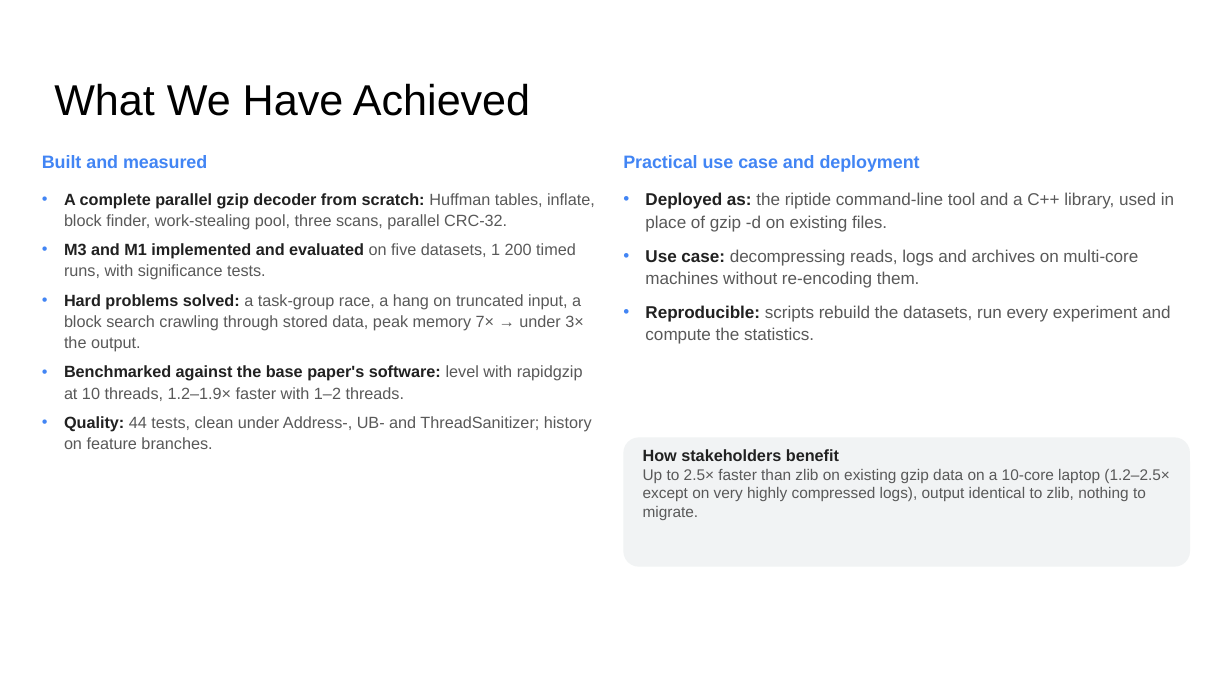
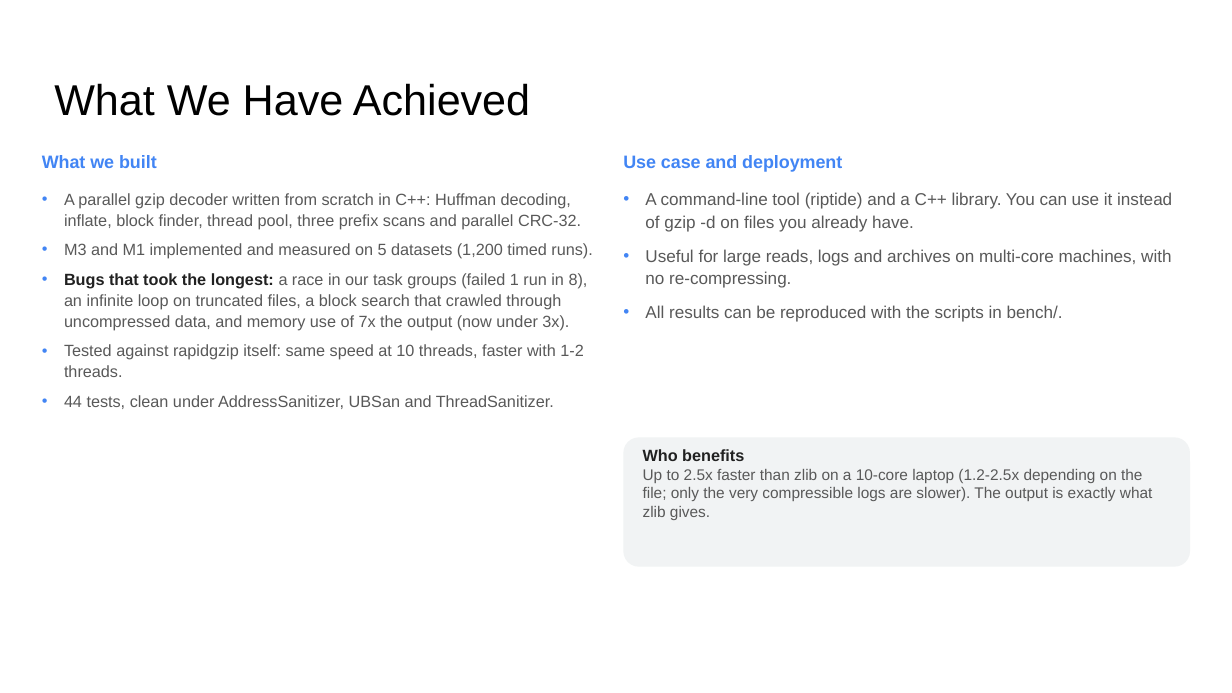
Before and after one commit to DarkDS13/riptide, a slide deck: slide 7 of docs/final/riptide_final_presentation.pptx. Drawn at 1232x693 pixels with LibreOffice and Linux fonts; fonts in the diff are those of the drawing. Boxes give left, top, right and bottom in pixels: in the first picture for what was removed or moved away, otherwise in the second. Text is boxed around its words. In the diff, an @@ line names an element or a change of style, - is before the commit and + after.

```diff
--- a/docs/final/riptide_final_presentation.pptx
+++ b/docs/final/riptide_final_presentation.pptx
@@ text at [42, 155, 157, 168]: text changed @@
-Built and measured
+What we built
@@ text at [623, 155, 842, 172]: text changed @@
-Practical use case and deployment
+Use case and deployment
@@ text at [64, 193, 592, 409]: text changed @@
-• A complete parallel gzip decoder from scratch: Huffman tables, inflate, block finder, work-stealing pool, three scans, parallel CRC-32.
-• M3 and M1 implemented and evaluated on five datasets, 1 200 timed runs, with significance tests.
-• Hard problems solved: a task-group race, a hang on truncated input, a block search crawling through stored data, peak memory 7× → under 3× the output.
-• Benchmarked against the base paper's software: level with rapidgzip at 10 threads, 1.2–1.9× faster with 1–2 threads.
-• Quality: 44 tests, clean under Address-, UB- and ThreadSanitizer; history on feature branches.
+• A parallel gzip decoder written from scratch in C++: Huffman decoding, inflate, block finder, thread pool, three prefix scans and parallel CRC-32.
+• M3 and M1 implemented and measured on 5 datasets (1,200 timed runs).
+• Bugs that took the longest: a race in our task groups (failed 1 run in 8), an infinite loop on truncated files, a block search that crawled through uncompressed data, and memory use of 7x the output (now under 3x).
+• Tested against rapidgzip itself: same speed at 10 threads, faster with 1-2 threads.
+• 44 tests, clean under AddressSanitizer, UBSan and ThreadSanitizer.
@@ text at [645, 192, 1172, 322]: text changed @@
-• Deployed as: the riptide command-line tool and a C++ library, used in place of gzip -d on existing files.
-• Use case: decompressing reads, logs and archives on multi-core machines without re-encoding them.
-• Reproducible: scripts rebuild the datasets, run every experiment and compute the statistics.
+• A command-line tool (riptide) and a C++ library. You can use it instead of gzip -d on files you already have.
+• Useful for large reads, logs and archives on multi-core machines, with no re-compressing.
+• All results can be reproduced with the scripts in bench/.
@@ text in rounded rectangle at [643, 449, 1153, 520]: text changed @@
-How stakeholders benefit
-Up to 2.5× faster than zlib on existing gzip data on a 10-core laptop (1.2–2.5× except on very highly compressed logs), output identical to zlib, nothing to migrate.
+Who benefits
+Up to 2.5x faster than zlib on a 10-core laptop (1.2-2.5x depending on the file; only the very compressible logs are slower). The output is exactly what zlib gives.
```
Also in this commit, not shown: 6 other slides changed.
